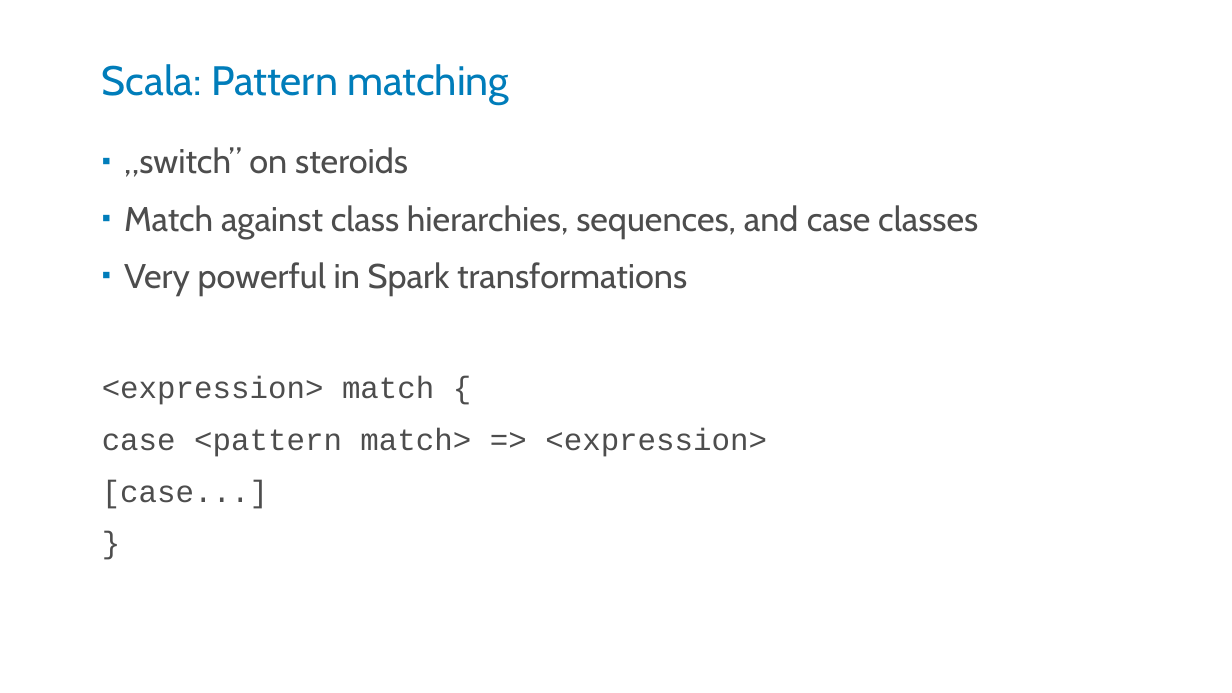
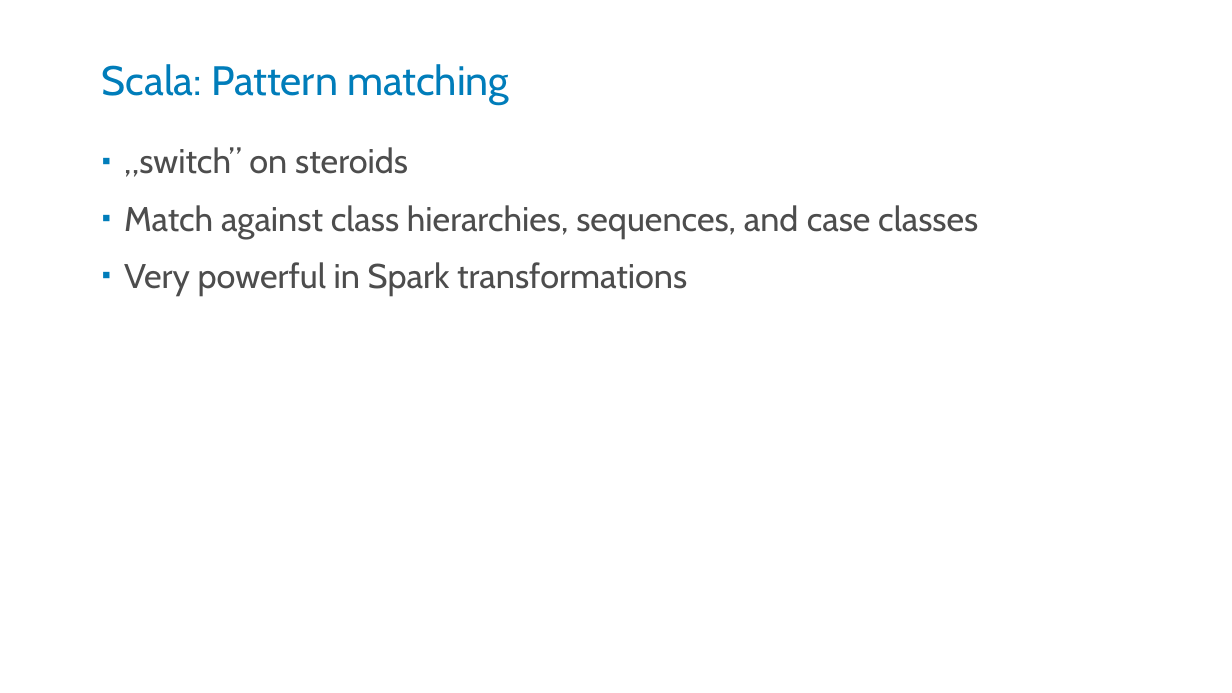
Before and after one commit to kstanaszek/SparkAndScalaInTandem, a slide deck: slide 17 of src/main/resources/slides.pptx (slide 18 before the commit). Drawn at 1232x693 pixels with LibreOffice and Linux fonts; fonts in the diff are those of the drawing. Boxes give left, top, right and bottom in pixels: in the first picture for what was removed or moved away, otherwise in the second. Text is boxed around its words. In the diff, an @@ line names an element or a change of style, - is before the commit and + after.

```diff
--- a/src/main/resources/slides.pptx
+++ b/src/main/resources/slides.pptx
@@ text at <box>102,376,767,509</box>: paragraphs removed @@
-<expression> match {
-case <pattern match> => <expression>
-[case...]
-}
```
Also in this commit, not shown: 5 other slides changed, 4 other files.
